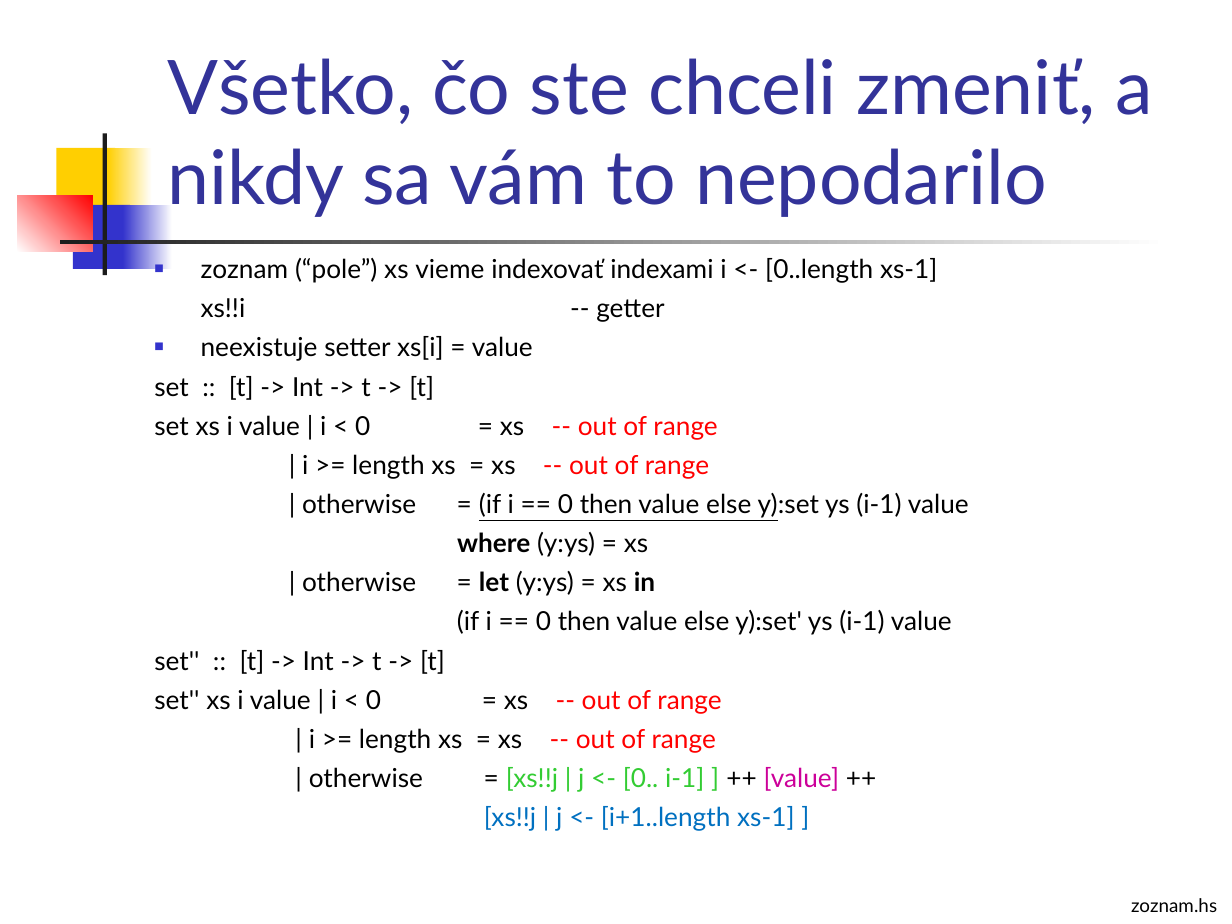
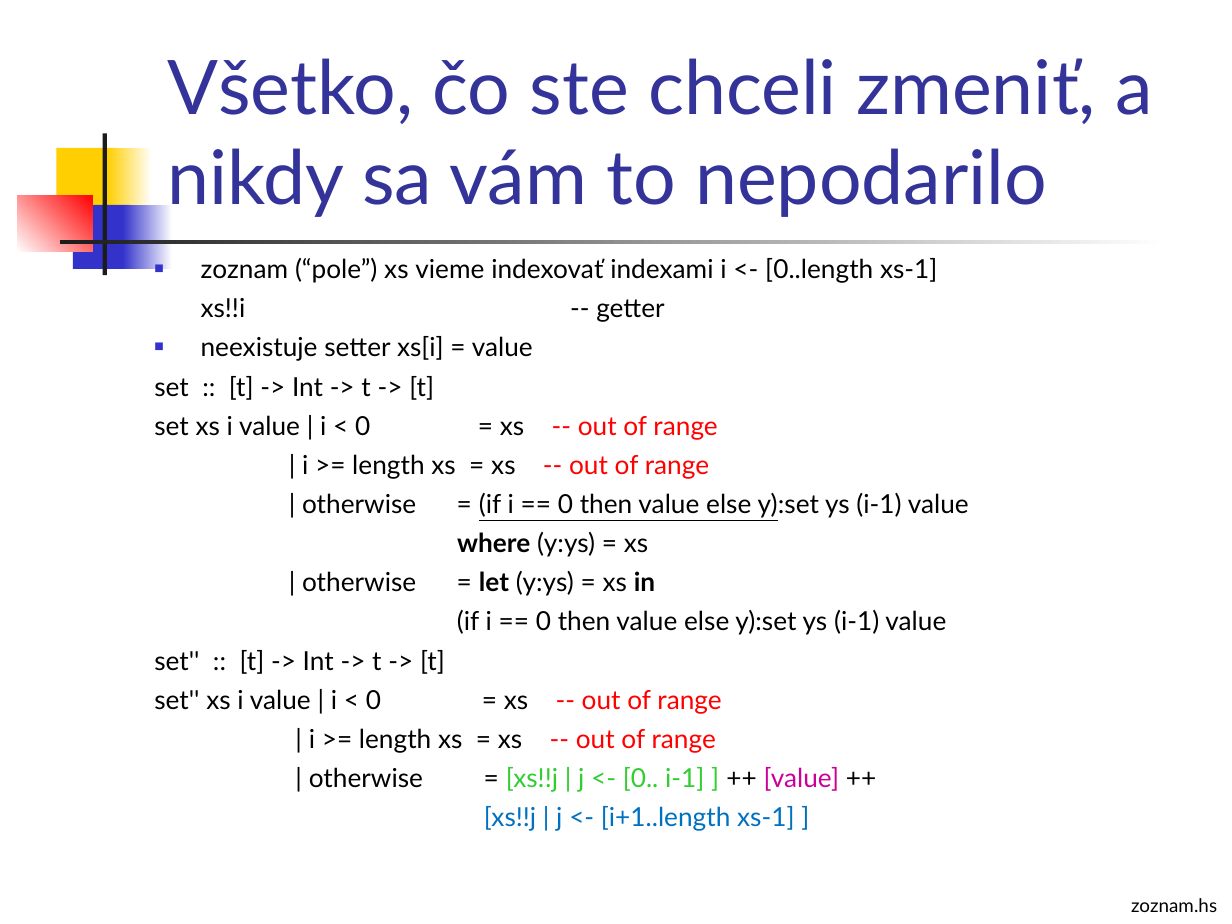
Before and after one commit to Funkcionalne/Prednasky, a slide deck: slide 15 of 02/02_fpro.ppt (slide 13 before the commit). Drawn at 1232x924 pixels with LibreOffice and Linux fonts; fonts in the diff are those of the drawing. Boxes give left, top, right and bottom in pixels: in the first picture for what was removed or moved away, otherwise in the second. Text is boxed around its words. In the diff, an @@ line names an element or a change of style, - is before the commit and + after.

```diff
--- a/02/02_fpro.ppt
+++ b/02/02_fpro.ppt
@@ text at (457, 610, 946, 635): text changed @@
-(if i == 0 then value else y):set' ys (i-1) value
+(if i == 0 then value else y):set ys (i-1) value
```
Also in this commit, not shown: 16 other slides changed, 2 slides added, 1 other file.
